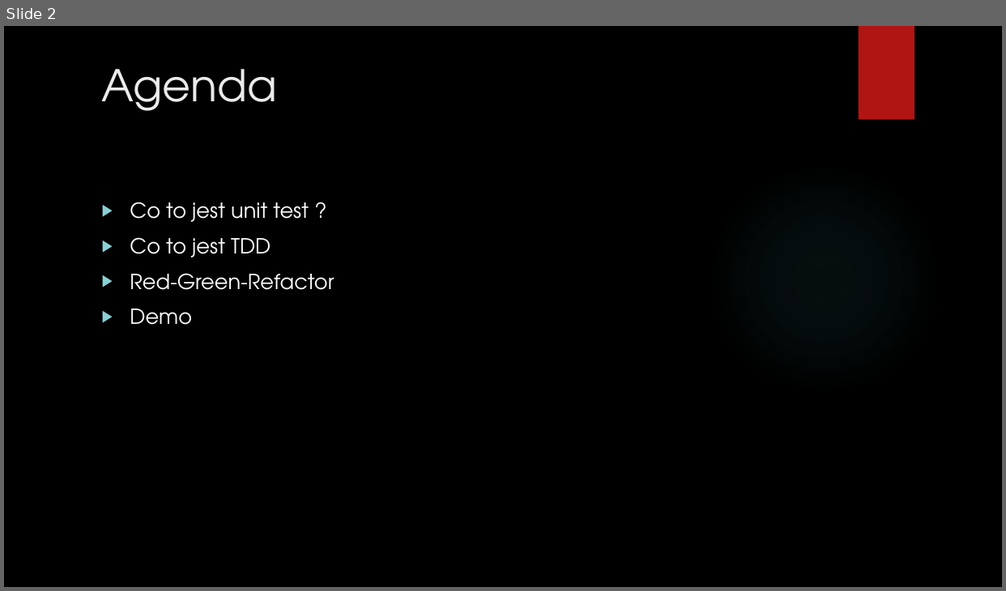
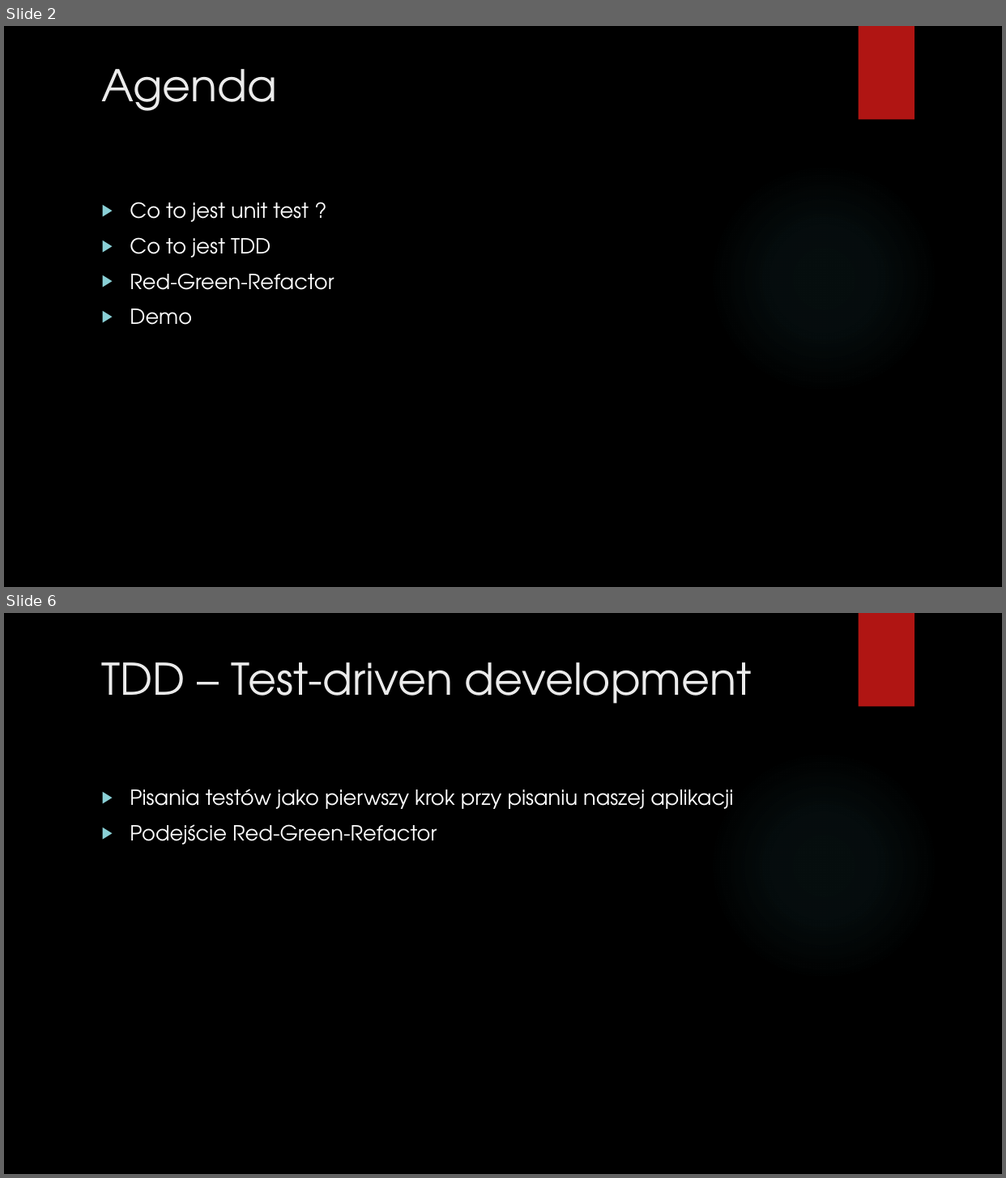
Before and after one commit to pawelsawicz/Presentations, a slide deck: TDD/slides.pptx. Shown one above the other, each under a label of ours: slide 2 before the commit, slides 2 and 6 after it; the slides between them are not shown. The pictures are 1006x591 and 1006x1178 pixels, drawn with LibreOffice and Linux fonts; fonts in the diff are those of the drawing; background and template pictures are left out. Boxes give left, top, right and bottom in pixels: in the first picture for what was removed or moved away, otherwise in the second. Text is boxed around its words. In the diff, an @@ line names an element or a change of style, - is before the commit and + after.

```diff
--- a/TDD/slides.pptx
+++ b/TDD/slides.pptx
@@ slide 6 added at (4, 613, 1002, 1174), background picture (left out); not listed: 2 template elements that a slide beside it also shows @@
@@ title added at (102, 662, 752, 704), 42 pt, text #EBEBEB @@
+TDD – Test-driven development
@@ text added at (130, 789, 733, 845), 20 pt, text #FFFFFF @@
+▶ Pisania testów jako pierwszy krok przy pisaniu naszej aplikacji
+▶ Podejście Red-Green-Refactor
```
Also in this commit, not shown: 1 slide changed, 5 other slides added.
